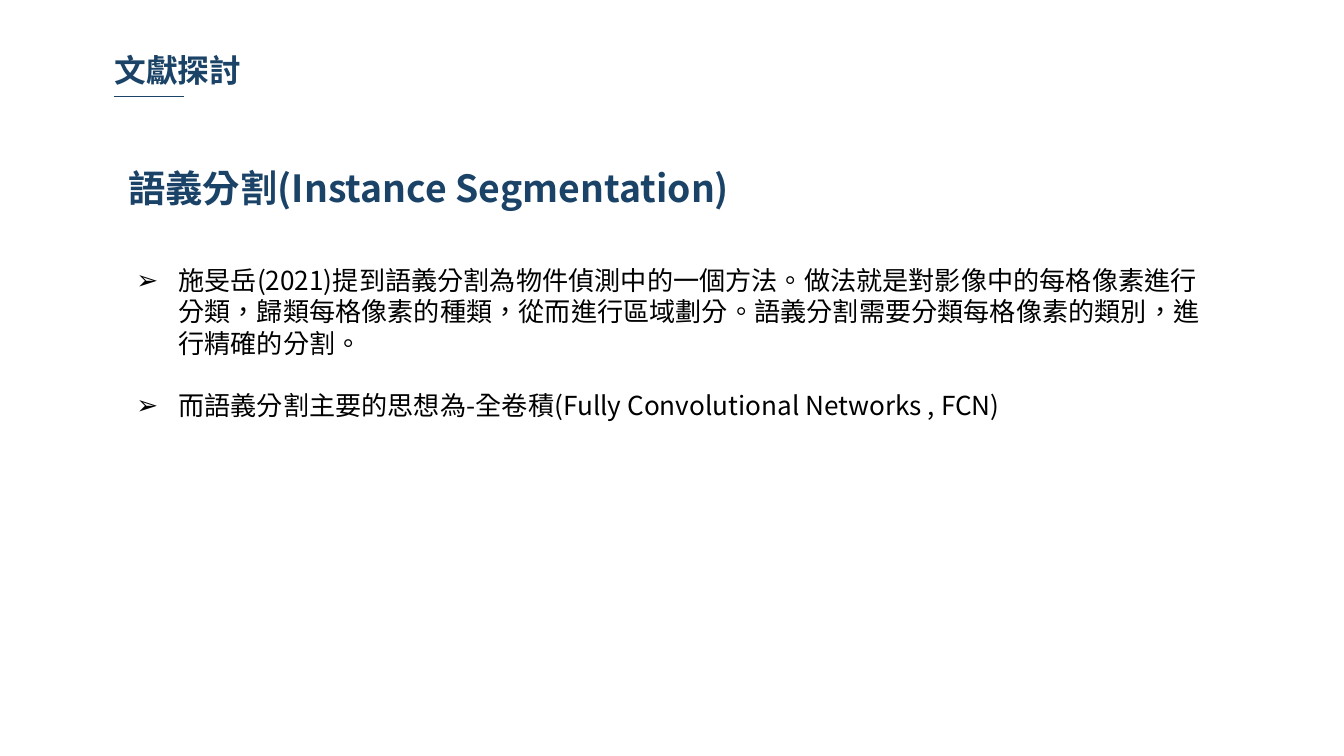
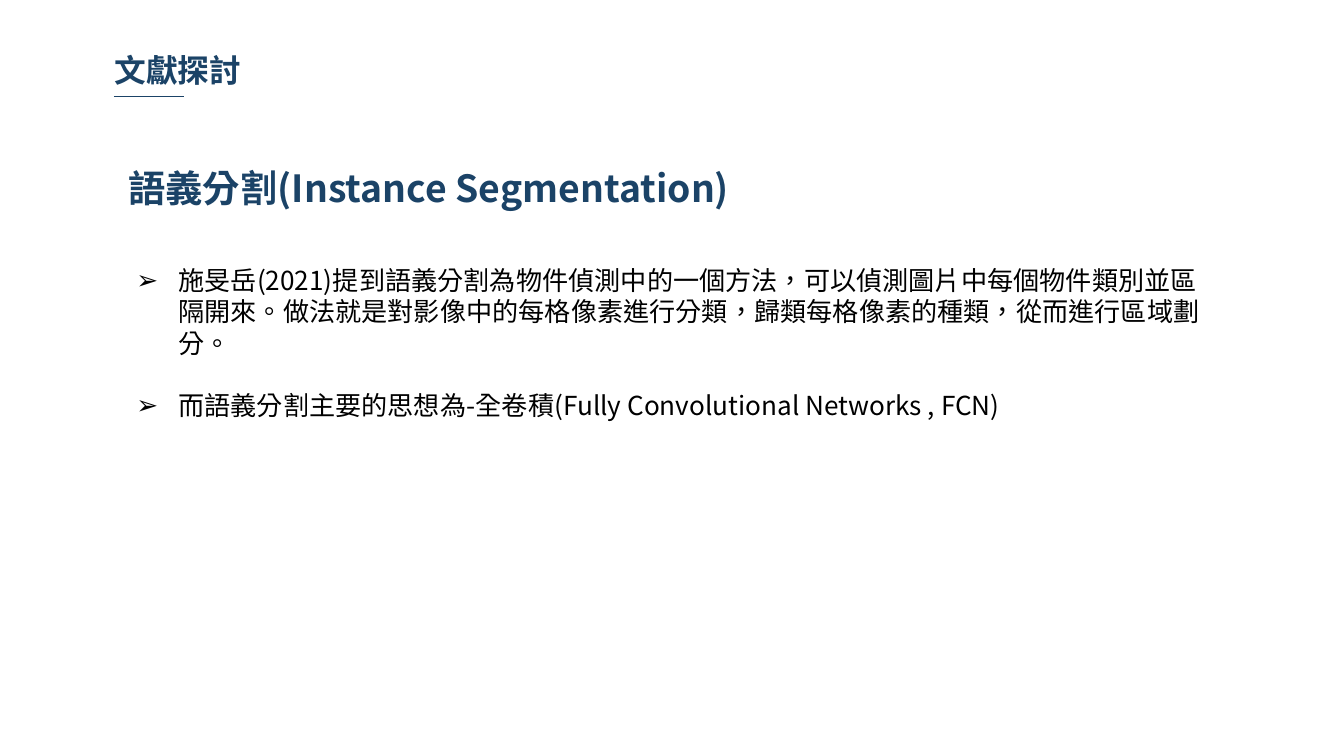
Before and after one commit to 10994015/paper, a slide deck: slide 15 of 論文/論文初審.pptx. Drawn at 1344x756 pixels with LibreOffice and Linux fonts; fonts in the diff are those of the drawing; background and template pictures are left out. Boxes give left, top, right and bottom in pixels: in the first picture for what was removed or moved away, otherwise in the second. Text is boxed around its words. In the diff, an @@ line names an element or a change of style, - is before the commit and + after.

```diff
--- a/論文/論文初審.pptx
+++ b/論文/論文初審.pptx
@@ text at bbox=[178, 268, 1199, 355]: text changed @@
-➢ 施旻岳(2021)提到語義分割為物件偵測中的一個方法。做法就是對影像中的每格像素進行分類，歸類每格像素的種類，從而進行區域劃分。語義分割需要分類每格像素的類別，進行精確的分割。
+➢ 施旻岳(2021)提到語義分割為物件偵測中的一個方法，可以偵測圖片中每個物件類別並區隔開來。做法就是對影像中的每格像素進行分類，歸類每格像素的種類，從而進行區域劃分。
```
Also in this commit, not shown: 8 other slides changed, 1 slide removed.
